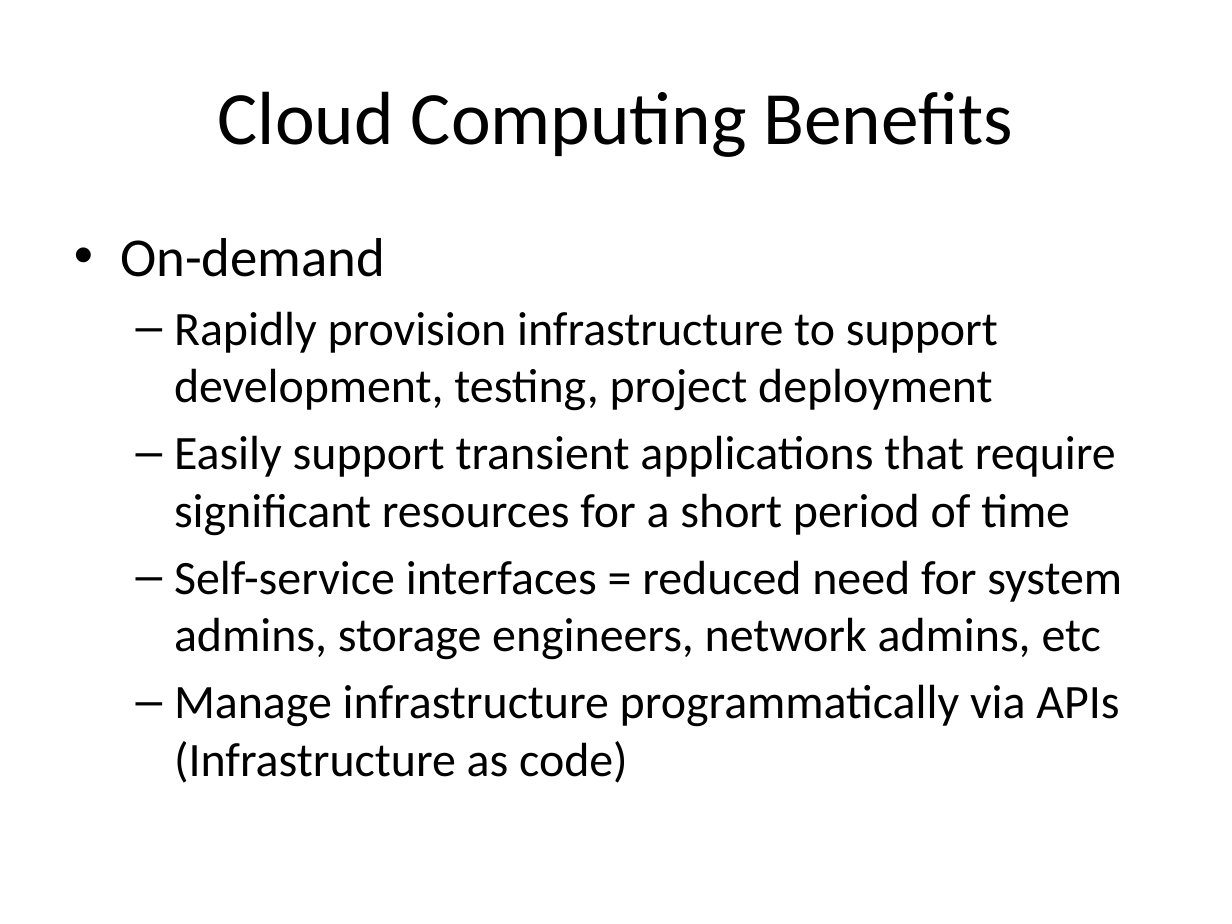
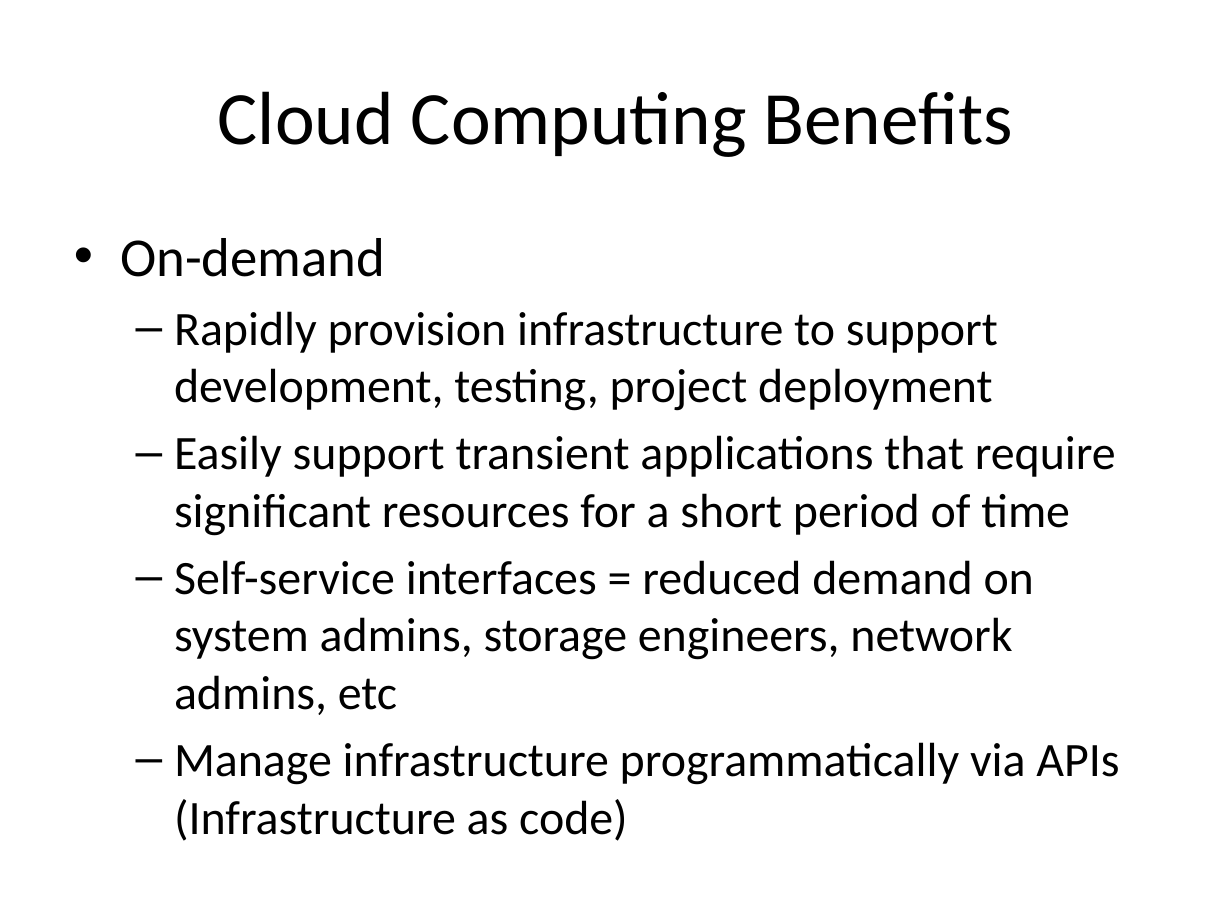
Before and after one commit to jasondbaker/infrastructure-class, a slide deck: slide 7 of infrastructure-week-4.pptx. Drawn at 1232x924 pixels with LibreOffice and Linux fonts; fonts in the diff are those of the drawing. Boxes give left, top, right and bottom in pixels: in the first picture for what was removed or moved away, otherwise in the second. Text is boxed around its words. In the diff, an @@ line names an element or a change of style, - is before the commit and + after.

```diff
--- a/infrastructure-week-4.pptx
+++ b/infrastructure-week-4.pptx
@@ text at (174,560,1034,715): text changed @@
-  – Self-service interfaces = reduced need for system admins, storage engineers, network admins, etc
+  – Self-service interfaces = reduced demand on system admins, storage engineers, network admins, etc
```
Also in this commit, not shown: 24 other slides changed.
